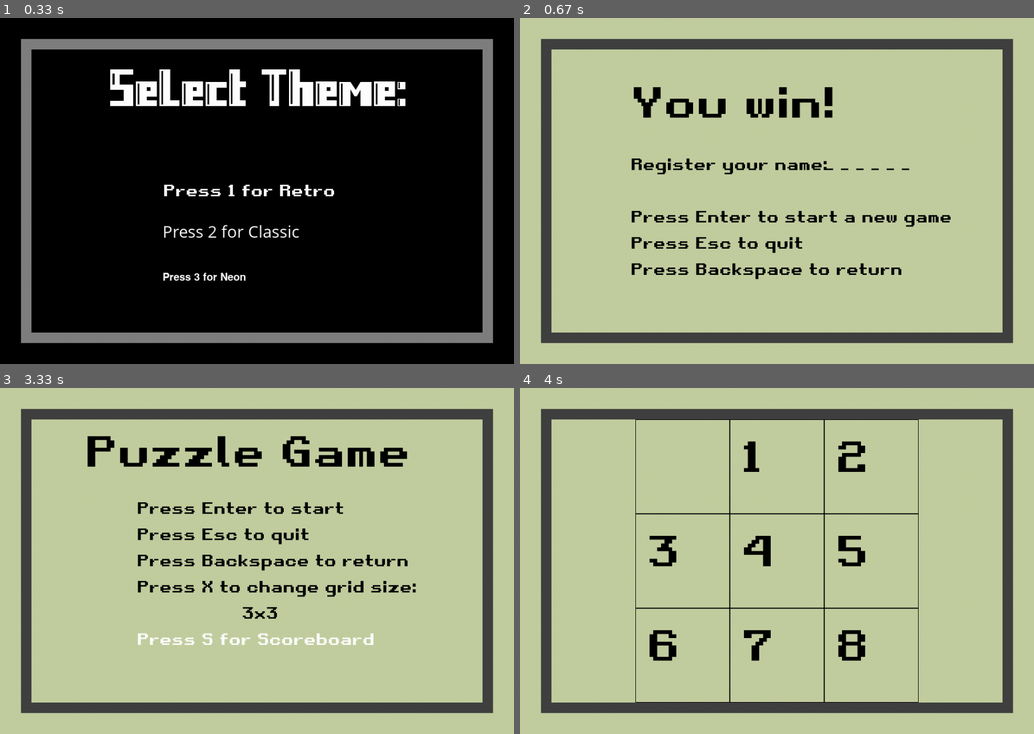
Above: before the commit, frames 1-4 (two rows, left to right).
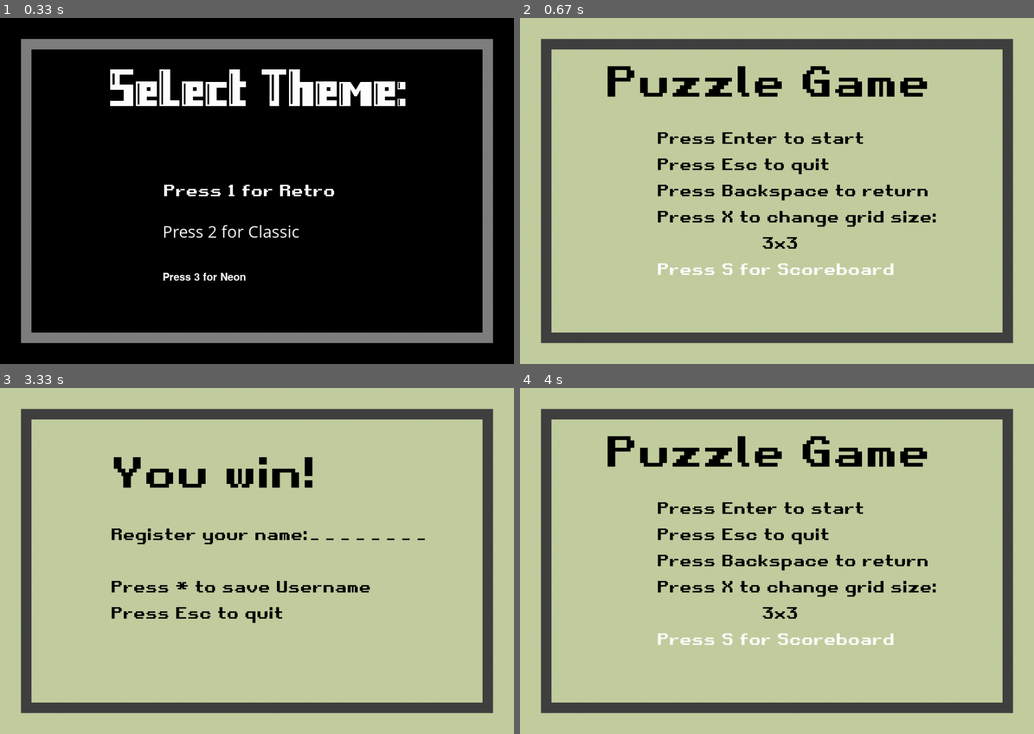
Above: after the commit, the same moments.

Repository: hugo-andriamaromanana/puzzle
Game: pygame game, started from main.py
Same seed, same stepped clock (60 frames per second), same inputs: the game is played once before the commit and once after it.
Inputs:
- Up to frame 1 (0.33 s): no input
- Up to frame 2 (0.67 s): tap 1 at 0.33 s
- Up to frame 3 (3.33 s): tap S at 0.67 s; hold Backspace 1-1.47 s; hold Right 1-1.47 s; tap Enter at 2.65, 3.32 s; tap Space at 2.98 s
- Up to frame 4 (4 s): tap 1 at 3.65 s; hold Enter from 3.98 s (still down)

Frame 1 is identical in both runs. In frame 2, 7.8% of the frame differs, in the area x 17-84%, y 13-76%; in frame 3, 7.4%; in frame 4, 8.2%, in the area x 17-81%, y 9-91%.

Commit message:
[ADD] PB state, save score

Diff:
--- a/data.py
+++ b/data.py
@@ -6,6 +6,10 @@
         data = json.load(f)
     return data
 
+def dump_data(name, data):
+    with open("json/"+f"{name}.json", 'w') as f:
+        json.dump(data, f,indent=4)
+
 
 settings = get_data('settings')
 scores = get_data('best_scores')
--- a/display.py
+++ b/display.py
@@ -121,8 +121,7 @@
                                                      COLORS['BLACK']), (col * settings['CELL_SIZE']+160+20, row * settings['CELL_SIZE']+20))
 
 
-def draw_win(current_theme):
-    display=['_']*6
+def draw_win(current_theme,display,username,user_set):
     theme = THEME[current_theme]
     fonts = theme['FONTS']
     SCREEN.fill(theme['BACKGROUND'])
@@ -132,10 +131,30 @@
     GAME_DISPLAY.fill(theme['BACKGROUND'])
     GAME_DISPLAY.blit(fonts['BIG'].render('You win!', True, COLORS['BLACK']), (150, 50))
     GAME_DISPLAY.blit(fonts['DEFAULT'].render('Register your name:', True, COLORS['BLACK']), (150, 200))
-    GAME_DISPLAY.blit(fonts['DEFAULT'].render(' '.join(display), True, COLORS['BLACK']), (520, 200))
+    GAME_DISPLAY.blit(fonts['DEFAULT'].render(' '.join(display), True, COLORS['BLACK']), (530, 200))
+    if user_set == False:
+        GAME_DISPLAY.blit(fonts['DEFAULT'].render('Press * to save Username', True, COLORS['BLACK']), (150, 300))
+    if user_set:
+        GAME_DISPLAY.blit(fonts['DEFAULT'].render('-Score Saved- Press Enter to continue', True, COLORS['BLACK']), (125, 300))
     GAME_DISPLAY.blit(fonts['DEFAULT'].render(
-        'Press Enter to start a new game', True, COLORS['BLACK']), (150, 300))
+        'Press Esc to quit', True, COLORS['BLACK']), (150, 350))
+
+def draw_pb(current_theme,display,username,user_set):
+    theme = THEME[current_theme]
+    fonts = theme['FONTS']
+    SCREEN.fill(theme['BACKGROUND'])
+    SCREEN.blit(RECTANGLE, (40, 40))
+    RECTANGLE.fill(theme['BORDER'])
+    RECTANGLE.blit(GAME_DISPLAY, (20, 20))
+    GAME_DISPLAY.fill(theme['BACKGROUND'])
+    GAME_DISPLAY.blit(fonts['BIG'].render('Scoreboard', True, COLORS['BLACK']), (150, 50))
+    GAME_DISPLAY.blit(fonts['DEFAULT'].render('Press Enter to search your PB', True, COLORS['BLACK']), (150, 300))
     GAME_DISPLAY.blit(fonts['DEFAULT'].render(
         'Press Esc to quit', True, COLORS['BLACK']), (150, 350))
     GAME_DISPLAY.blit(fonts['DEFAULT'].render(
         'Press Backspace to return', True, COLORS['BLACK']), (150, 400))
+    GAME_DISPLAY.blit(fonts['DEFAULT'].render(
+        'Press X to change grid size: ', True, COLORS['BLACK']), (150, 450))
+    GAME_DISPLAY.blit(fonts['DEFAULT'].render(str(settings['WIDTH_BORDER']) +
+                      'x'+str(settings['HEIGHT_BORDER']), True, COLORS['BLACK']), (400, 500))
+    GAME_DISPLAY.blit(fonts['DEFAULT'].render(' '.join(display), True, COLORS['BLACK']), (150, 200))
--- a/json/best_scores.json
+++ b/json/best_scores.json
@@ -1,16 +1,40 @@
 {
-    "3X3":{
-        "Livio":3,
-        "Michele":3,
-        "Marco":3,
-        "Giovanni":3,
-        "Gianluca":3
+    "3X3": {
+        "Giovanni": 3,
+        "Gianluca": 3,
+        "A": 100,
+        "test": 300,
+        "testAAAA": 300
     },
-    "4X4":{
-        "Livio":3,
-        "Michele":3,
-        "Marco":3,
-        "Giovanni":3,
-        "Gianluca":3
+    "4X4": {
+        "Livio": 3,
+        "Michele": 3,
+        "Marco": 3
+    },
+    "5X5": {
+        "Livio": 3,
+        "Michele": 3
+    },
+    "6X6": {
+        "Giovanni": 3,
+        "Gianluca": 3
+    },
+    "7X7": {
+        "Livio": 3,
+        "Hugo": 23,
+        "HUgo": 26
+    },
+    "8X8": {
+        "Marco": 3,
+        "Giovanni": 3,
+        "Gianluca": 3
+    },
+    "9X9": {
+        "Giovanni": 3,
+        "Gianluca": 3
+    },
+    "10X10": {
+        "Livio": 3,
+        "Michele": 3
     }
 }
--- a/main.py
+++ b/main.py
@@ -3,6 +3,7 @@
 if __name__ == '__main__':
     state = 'Theme'
     running = True
+    user_set=False
     while running:
         events = pygame.event.get()
         if state == 'Theme':
@@ -12,7 +13,7 @@
                 current_theme = change_theme(event, current_theme)
                 running = ESC_KEYDOWN(event)
                 if current_theme != None:
-                    state = 'Win'
+                    state = 'Menu'
         if state == 'Menu':
             draw_menu(current_theme)
             for event in events:
@@ -27,6 +28,8 @@
                     state = 'Game'
                 if X_KEYDOWN(event):
                     settings = change_grid_size(settings)
+                if S_KEYDOWN(event):
+                    state = 'PB'
         if state == 'Game':
             draw_grid(settings, game_grid, current_theme, dynamic_font_size)
             for event in events:
@@ -36,8 +39,7 @@
                               current_theme, dynamic_font_size)
                     score = add_score(score)
                 if not check_win(game_grid, WINNING_POS):
-                    print(score)
-                    state = 'Menu'
+                    state = 'Win'
                 # ------------------------------------------------------------
                 if SPACEBAR_KEYDOWN(event):
                     game_grid=WINNING_POS
@@ -45,13 +47,19 @@
                            current_theme, dynamic_font_size)
                 # ------------------------------------------------------------
         if state == 'Win':
-            draw_win(current_theme)
+            draw_win(current_theme,display,username,user_set)
+            for event in events:
+                running = ESC_KEYDOWN(event)
+                display_username(event,user_set)
+                if RETURN_KEYDOWN(event):
+                    save_score(scores,(''.join([i for i in display if i != '_'])),score)
+                    score=0
+                    game_grid = init_game()
+                    state = 'Theme'
+        if state =='PB':
+            draw_pb(current_theme,display,username,user_set)
             for event in events:
                 running = ESC_KEYDOWN(event)
                 if BACKSPACE_KEYDOWN(event):
                     state = 'Menu'
-                if RETURN_KEYDOWN(event):
-                    game_grid = init_game()
-                    dynamic_font_size = modify_dynamic_font_size(settings)
-                    state = 'Game'
         pygame.display.update()
--- a/pygame_functions.py
+++ b/pygame_functions.py
@@ -1,6 +1,6 @@
 import pygame
 from pygame.locals import *
-from data import settings
+from data import settings, dump_data, scores
 import math
 
 # ------------------------------------------------------------
@@ -84,4 +84,32 @@
     return settings
 
 def format_grid_size(settings):
-    return str(settings['WIDTH_BORDER'])+'x'+str(settings['HEIGHT_BORDER'])
+    return str(settings['WIDTH_BORDER'])+'X'+str(settings['HEIGHT_BORDER'])
+
+# ------------------------------------------------------------
+username=''
+display=['_']*8
+def display_username(event,current_theme):
+    global username, display,user_set
+    AUTHORIZED_LETTERS='ABCDEFGHIJKLMNOPQRSTUVWXYZabcdefghijklmnopqrstuvwxyz'
+    if event.type == pygame.KEYDOWN and current_theme != None:
+        if event.key == K_BACKSPACE and len(username) > 0:
+            username = username[:-1]
+            display[len(username)] = '_'
+        if event.unicode in AUTHORIZED_LETTERS and len(username) < 10:
+            username += (event.unicode).upper()
+            print(username)
+            display[len(username)-1] = (event.unicode).upper()
+        if event.key == K_RETURN:
+            display=[str(i) for i in username]
+            user_set=True
+
+def save_score(scores,username,score):
+    if username not in [i for i in scores[format_grid_size(settings)]]:
+        scores[format_grid_size(settings)][username]=score
+    else:
+        if score > scores[format_grid_size(settings)][username]:
+            scores[format_grid_size(settings)][username]=score
+    dump_data('best_scores',scores)
+
+save_score(scores,'testAAAA',300)
--- a/state.py
+++ b/state.py
@@ -26,6 +26,10 @@
     if event.type == pygame.KEYDOWN and event.key == pygame.K_x:
         return True
 
+def S_KEYDOWN(event):
+    if event.type == pygame.KEYDOWN and event.key == pygame.K_s:
+        return True
+
 # ------------------------------------------------------------
 
 
